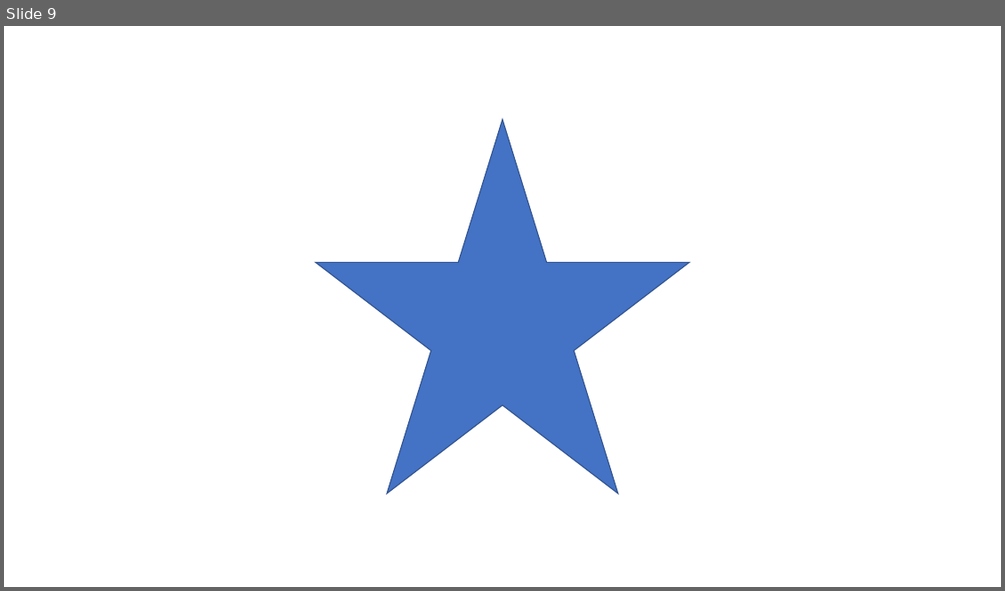
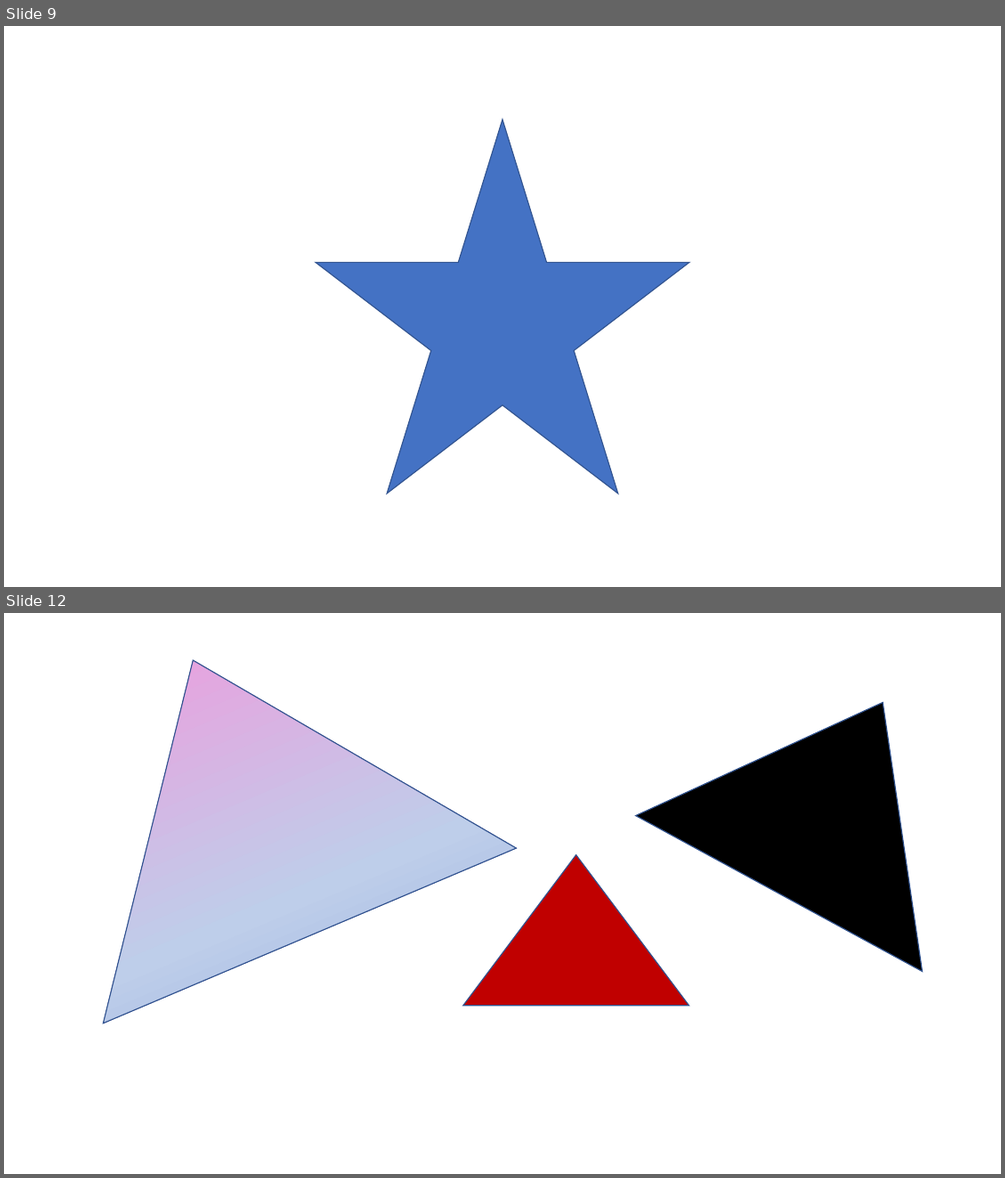
Before and after one commit to sayedihashimi/animal-web, a slide deck: ios/resources/shapes.pptx. Shown one above the other, each under a label of ours: slide 9 before the commit, slides 9 and 12 after it; the slides between them are not shown. The pictures are 1005x591 and 1005x1178 pixels, drawn with LibreOffice and Linux fonts; fonts in the diff are those of the drawing. Boxes give left, top, right and bottom in pixels: in the first picture for what was removed or moved away, otherwise in the second. Text is boxed around its words. In the diff, an @@ line names an element or a change of style, - is before the commit and + after.

```diff
--- a/ios/resources/shapes.pptx
+++ b/ios/resources/shapes.pptx
@@ slide 12 added at bbox=[4, 613, 1001, 1174], background #FFFFFF @@
@@ triangle added at bbox=[4, 613, 517, 1023], fill gradient #FF8AD8 to #BECEEA to #ABC0E4 to #C7D5ED, outline #325491 1 pt @@
@@ triangle added at bbox=[636, 625, 1001, 972], fill #000000, outline #325491 1 pt @@
@@ triangle added at bbox=[463, 854, 689, 1005], fill #C00000, outline #325491 1 pt @@
```
Also in this commit, not shown: 8 other slides added, 59 other files.
